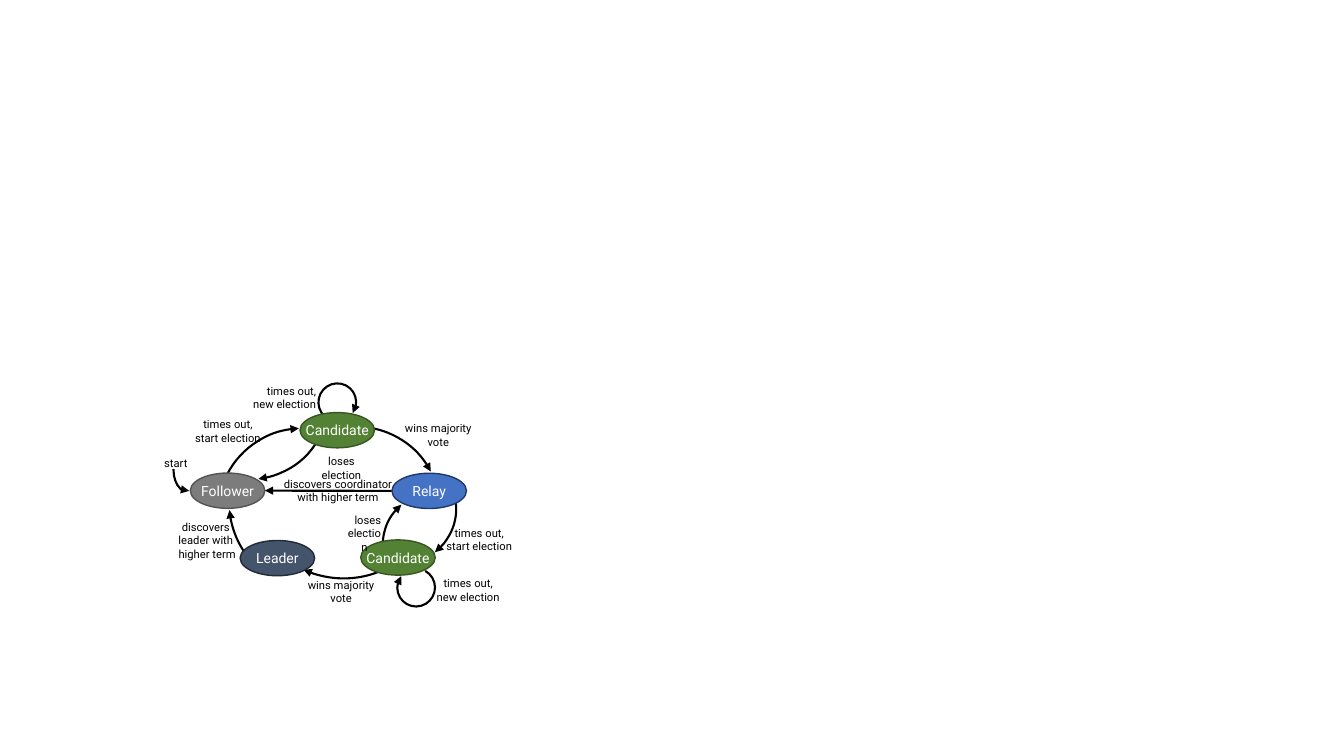
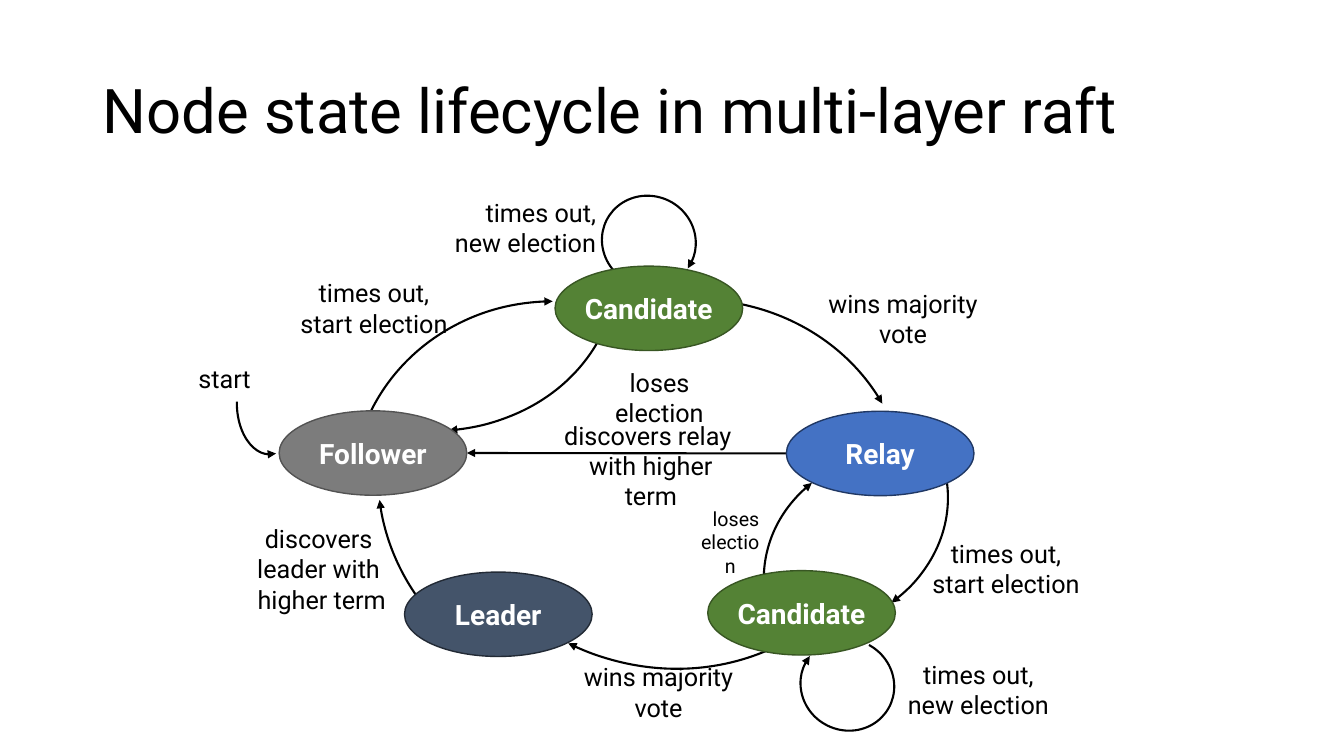
Before and after one commit to isaacsmead/raftjs, a slide deck: slide 3 of docs/RaftLevels.pptx. Drawn at 1344x756 pixels with LibreOffice and Linux fonts; fonts in the diff are those of the drawing. Boxes give left, top, right and bottom in pixels: in the first picture for what was removed or moved away, otherwise in the second. Text is boxed around its words. In the diff, an @@ line names an element or a change of style, - is before the commit and + after.

```diff
--- a/docs/RaftLevels.pptx
+++ b/docs/RaftLevels.pptx
@@ arc (boxed as its full ellipse): place and size @@
-arc (boxed as its full ellipse) at <box>101,264,362,516</box>
+arc (boxed as its full ellipse) at <box>61,0,705,520</box>
@@ title added at <box>102,86,1117,146</box>, 44 pt, text #000000 @@
+Node state lifecycle in multi-layer raft
@@ arc (boxed as its full ellipse): place and size @@
-arc (boxed as its full ellipse) at <box>205,345,479,619</box>
+arc (boxed as its full ellipse) at <box>325,95,997,756</box>
@@ text "times out,": place and size @@
-text "times out," at <box>253,387,316,408</box>
+text "times out," at <box>455,204,596,253</box>
@@ arc (boxed as its full ellipse): place and size @@
-arc (boxed as its full ellipse) at <box>312,377,363,428</box>
+arc (boxed as its full ellipse) at <box>587,180,712,304</box>
@@ arc (boxed as its full ellipse): place and size @@
-arc (boxed as its full ellipse) at <box>189,399,421,630</box>
+arc (boxed as its full ellipse) at <box>279,228,854,756</box>
@@ arc (boxed as its full ellipse): place and size @@
-arc (boxed as its full ellipse) at <box>206,392,433,617</box>
+arc (boxed as its full ellipse) at <box>322,215,888,756</box>
@@ ellipse "Candidate": place and size @@
-ellipse "Candidate" at <box>300,412,375,448</box>
+ellipse "Candidate" at <box>556,266,743,351</box>
@@ text "times out,": place and size @@
-text "times out," at <box>195,420,260,445</box>
+text "times out," at <box>300,284,448,339</box>
@@ arc (boxed as its full ellipse): place and size @@
-arc (boxed as its full ellipse) at <box>272,426,441,589</box>
+arc (boxed as its full ellipse) at <box>484,299,906,688</box>
@@ text "wins majority vote": place and size @@
-text "wins majority vote" at <box>405,424,472,446</box>
+text "wins majority vote" at <box>828,295,978,344</box>
@@ text "start": place and size @@
-text "start" at <box>164,459,187,470</box>
+text "start" at <box>198,371,250,389</box>
@@ arc (boxed as its full ellipse): place and size @@
-arc (boxed as its full ellipse) at <box>173,449,200,491</box>
+arc (boxed as its full ellipse) at <box>237,352,303,455</box>
@@ size 8 to 18 pt in 9 elements at <box>257,529,386,615</box>, <box>198,371,250,389</box>, <box>300,284,448,339</box>, <box>455,204,596,253</box>, <box>828,295,978,344</box>, <box>908,666,1049,715</box>, <box>932,545,1080,594</box>, <box>584,664,733,718</box>, <box>615,373,704,428</box> @@
@@ text "loses election": place and size @@
-text "loses election" at <box>322,456,361,483</box>
+text "loses election" at <box>615,373,704,428</box>
@@ arc (boxed as its full ellipse): place and size @@
-arc (boxed as its full ellipse) at <box>327,451,456,567</box>
+arc (boxed as its full ellipse) at <box>623,360,949,637</box>
@@ ellipse "Follower": place and size @@
-ellipse "Follower" at <box>191,473,265,508</box>
+ellipse "Follower" at <box>279,411,467,496</box>
@@ arc (boxed as its full ellipse): place and size @@
-arc (boxed as its full ellipse) at <box>371,476,523,618</box>
+arc (boxed as its full ellipse) at <box>736,418,1116,756</box>
@@ ellipse "Relay": place and size @@
-ellipse "Relay" at <box>392,473,467,508</box>
+ellipse "Relay" at <box>786,411,974,496</box>
@@ text "discovers relay": place and size @@
-text "discovers relay" at <box>284,477,393,504</box>
+text "discovers relay" at <box>564,422,731,506</box>
@@ text at <box>564,422,731,451</box>: text changed; size 8 to 18 pt @@
-discovers coordinator
+discovers relay
@@ arrow moved from (392, 491) - (265, 491) to (786, 454) - (467, 453) @@
@@ text at <box>589,452,713,506</box>: size 8 to 18 pt in "with higher term" @@
@@ text "loses": place and size @@
-text "loses" at <box>355,515,382,524</box>
+text "loses" at <box>713,511,760,527</box>
@@ text "loses" at <box>713,511,760,527</box>: size 8 to 14 pt @@
@@ text "discovers": place and size @@
-text "discovers" at <box>178,522,235,561</box>
+text "discovers" at <box>257,529,386,615</box>
@@ text "times out,": place and size @@
-text "times out," at <box>446,529,511,550</box>
+text "times out," at <box>932,545,1080,594</box>
@@ ellipse "Leader": place and size @@
-ellipse "Leader" at <box>240,540,315,576</box>
+ellipse "Leader" at <box>404,573,592,657</box>
@@ size 10 to 20 pt, bold on in 5 elements at <box>279,411,467,496</box>, <box>404,573,592,657</box>, <box>556,266,743,351</box>, <box>786,411,974,496</box>, <box>708,571,895,655</box> @@
@@ ellipse "Candidate": place and size @@
-ellipse "Candidate" at <box>361,540,436,576</box>
+ellipse "Candidate" at <box>708,571,895,655</box>
@@ arc (boxed as its full ellipse): place and size @@
-arc (boxed as its full ellipse) at <box>390,562,442,614</box>
+arc (boxed as its full ellipse) at <box>784,622,911,747</box>
@@ text "times out,": place and size @@
-text "times out," at <box>437,579,499,601</box>
+text "times out," at <box>908,666,1049,715</box>
@@ text "wins majority vote": place and size @@
-text "wins majority vote" at <box>308,578,375,602</box>
+text "wins majority vote" at <box>584,664,733,718</box>
```
Also in this commit, not shown: 5 other files.
